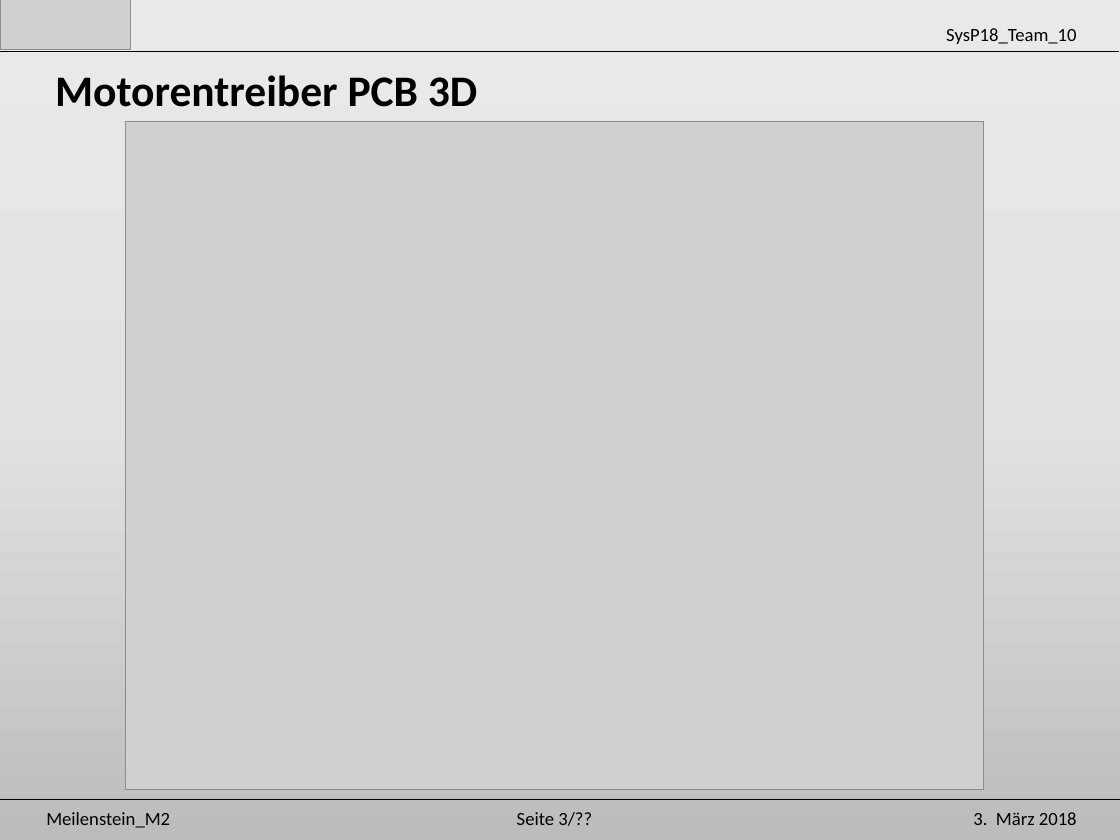
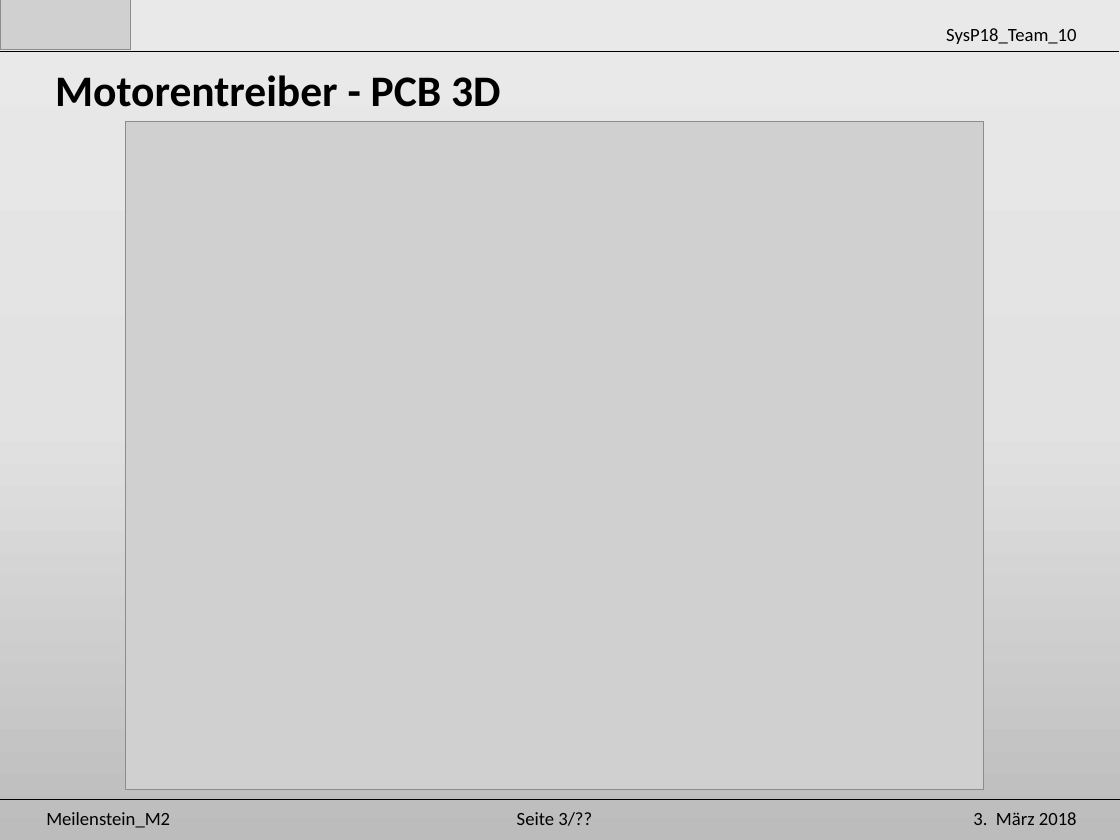
Before and after one commit to Unaqwyn/SysP18_1cv, a slide deck: slide 15 of 01_Organisation/02_Meilensteine/m2/Praesentation_m2.pptx (slide 14 before the commit). Drawn at 1120x840 pixels with LibreOffice and Linux fonts; fonts in the diff are those of the drawing; grey boxes stand for pictures. Boxes give left, top, right and bottom in pixels: in the first picture for what was removed or moved away, otherwise in the second. Text is boxed around its words. In the diff, an @@ line names an element or a change of style, - is before the commit and + after.

```diff
--- a/01_Organisation/02_Meilensteine/m2/Praesentation_m2.pptx
+++ b/01_Organisation/02_Meilensteine/m2/Praesentation_m2.pptx
@@ text at (55,75,500,107): text changed @@
-Motorentreiber PCB 3D
+Motorentreiber - PCB 3D
```
Also in this commit, not shown: 11 other slides changed.
